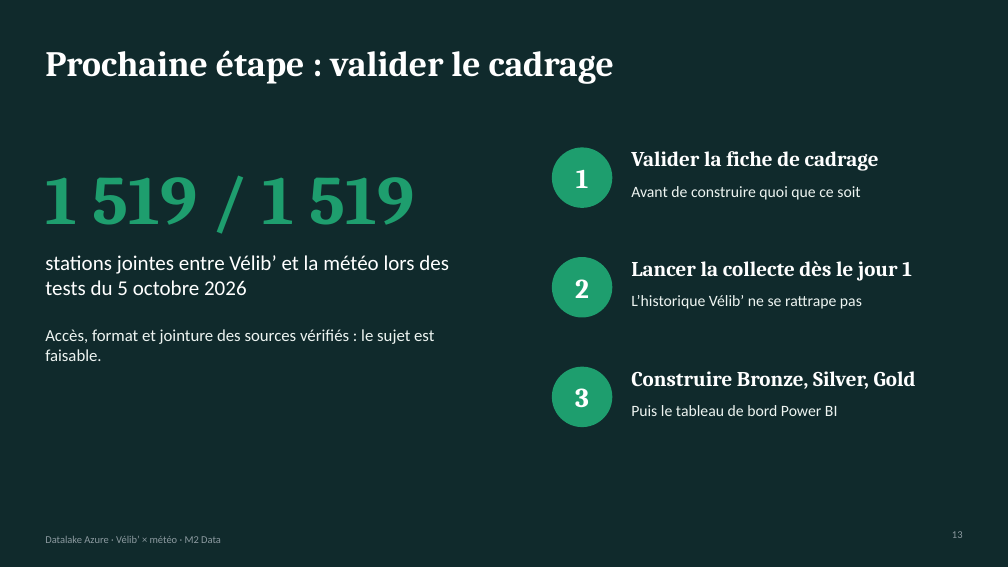
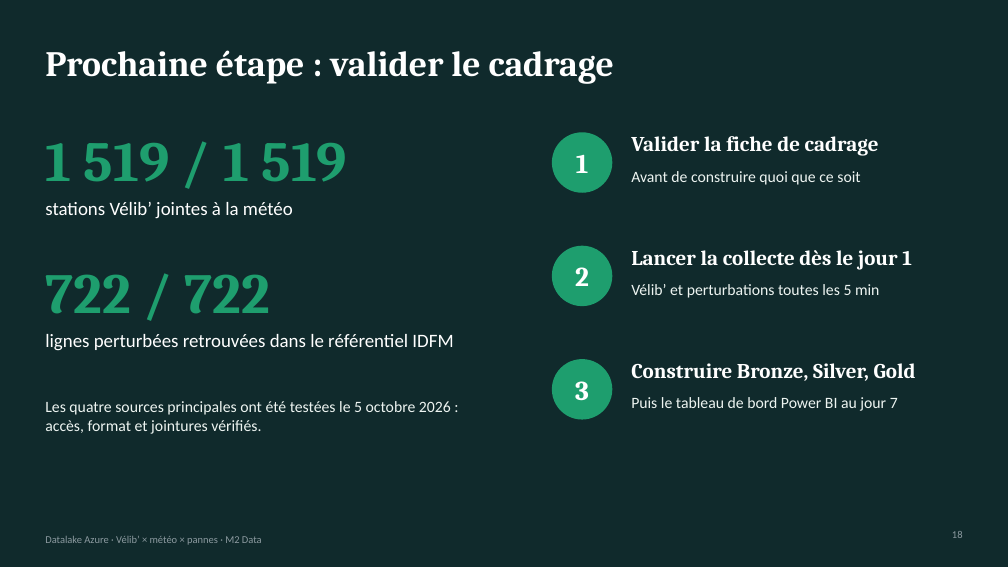
Before and after one commit to developpeur239/data-engineering-journey, a slide deck: slide 18 of fiche_sujet_velib_meteo.pptx (slide 13 before the commit). Drawn at 1008x567 pixels with LibreOffice and Linux fonts; fonts in the diff are those of the drawing. Boxes give left, top, right and bottom in pixels: in the first picture for what was removed or moved away, otherwise in the second. Text is boxed around its words. In the diff, an @@ line names an element or a change of style, - is before the commit and + after.

```diff
--- a/fiche_sujet_velib_meteo.pptx
+++ b/fiche_sujet_velib_meteo.pptx
@@ text "1 519 / 1 519": place and size @@
-text "1 519 / 1 519" at (45, 177, 415, 225)
+text "1 519 / 1 519" at (45, 143, 348, 182)
@@ text "1 519 / 1 519" at (45, 143, 348, 182): size 66 to 54 pt @@
@@ 3 texts, 1 ellipse: place and size @@
-3 texts, 1 ellipse at (552, 147, 879, 208)
+3 texts, 1 ellipse at (552, 132, 879, 193)
@@ text at (45, 202, 293, 219): text changed; size 20 to 18 pt @@
-stations jointes entre Vélib’ et la météo lors des tests du 5 octobre 2026
+stations Vélib’ jointes à la météo
@@ text "722 / 722" at (45, 274, 270, 314): vertical alignment top to middle @@
@@ 3 texts, 2 ellipses: place and size @@
-3 texts, 2 ellipses at (552, 257, 912, 427)
+3 texts, 2 ellipses at (552, 246, 912, 420)
@@ text at (45, 274, 270, 314): text changed; size 16 to 54 pt; font Calibri to Cambria; text colour #EDF4F1 to #1E9E6E; bold on @@
-Accès, format et jointure des sources vérifiés : le sujet est faisable.
+722 / 722
@@ text removed at (631, 295, 862, 309) @@
-L’historique Vélib’ ne se rattrape pas
@@ text added at (631, 284, 879, 298), 15 pt, text #EDF4F1 @@
+Vélib’ et perturbations toutes les 5 min
@@ text added at (45, 334, 453, 351), 18 pt, text #FFFFFF @@
+lignes perturbées retrouvées dans le référentiel IDFM
@@ text "Construire Bronze, Silver, Gold": place and size @@
-text "Construire Bronze, Silver, Gold" at (631, 371, 916, 389)
+text "Construire Bronze, Silver, Gold" at (631, 363, 916, 381)
@@ text added at (45, 401, 451, 434), 15 pt, text #EDF4F1 @@
+Les quatre sources principales ont été testées le 5 octobre 2026 : accès, format et jointures vérifiés.
@@ text at (631, 397, 898, 411): text changed @@
-Puis le tableau de bord Power BI
+Puis le tableau de bord Power BI au jour 7
@@ text at (45, 536, 262, 545): text changed @@
-Datalake Azure · Vélib’ × météo · M2 Data
+Datalake Azure · Vélib’ × météo × pannes · M2 Data
```
Also in this commit, not shown: 11 other slides changed, 6 slides added, 1 slide removed.
